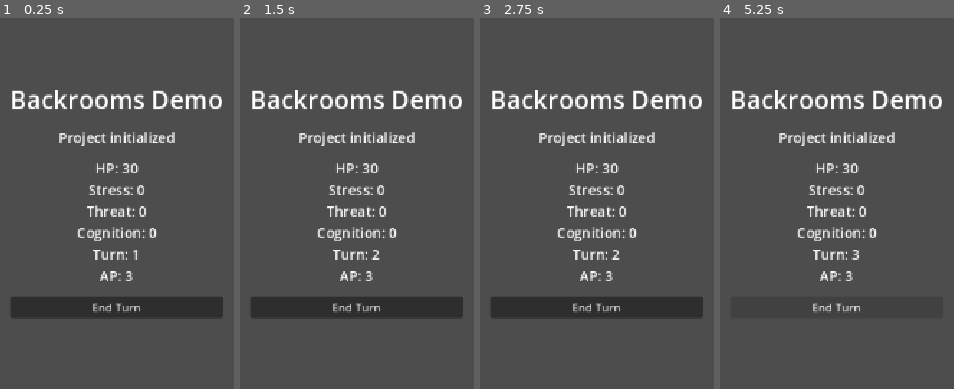
Above: before the commit, frames 1-4 (left to right).
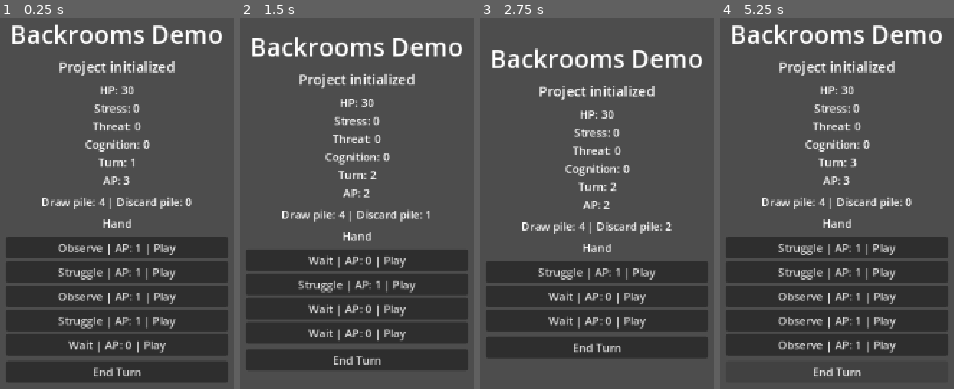
Above: after the commit, the same moments.

Repository: ytmTragodie/Backrooms
Game: Godot game, scene res://scenes/main/Main.tscn
Same seed, same stepped clock (60 frames per second), same inputs: the game is played once before the commit and once after it.
Inputs (mouse positions are in pixels of both pictures, inside the frame that each line leads up to):
- Up to frame 1 (0.25 s): no input
- Up to frame 2 (1.5 s): click "End Turn" at 0.5 s; click (357, 248) at 1.25 s, where only the run after the commit has a clickable "Observe | AP: 1 | Play"
- Up to frame 3 (2.75 s): click (597, 259) at 2 s, where only the run after the commit has a clickable "Wait | AP: 0 | Play"
- Up to frame 4 (5.25 s): click (837, 270) at 2.75 s, where only the run after the commit has a clickable "Struggle | AP: 1 | Play"; click (837, 285) at 3.5 s, where only the run after the commit has a clickable "Wait | AP: 0 | Play"; click (837, 296) at 4.25 s, where only the run after the commit has a clickable "Wait | AP: 0 | Play"; click "End Turn" at 5 s

The runs differ from the first frame. In frame 1, 37% of the frame differs, in the area x 2-98%, y 1-99%; in frame 2, 30%; in frame 3, 27%; in frame 4, 32%.

Commit message:
feat:p2 add basic card deck flow

Diff:
--- /dev/null
+++ b/data/cards/card_observe.tres
@@ -0,0 +1,9 @@
+[gd_resource type="Resource" script_class="CardData" load_steps=2 format=3]
+
+[ext_resource type="Script" path="res://scripts/cards/card_data.gd" id="1_card"]
+
+[resource]
+script = ExtResource("1_card")
+id = &"card_observe"
+display_name = "Observe"
+ap_cost = 1
--- /dev/null
+++ b/data/cards/card_struggle.tres
@@ -0,0 +1,10 @@
+[gd_resource type="Resource" script_class="CardData" load_steps=2 format=3]
+
+[ext_resource type="Script" path="res://scripts/cards/card_data.gd" id="1_card"]
+
+[resource]
+script = ExtResource("1_card")
+id = &"card_struggle"
+display_name = "Struggle"
+ap_cost = 1
+placeholder_damage = 2
--- /dev/null
+++ b/data/cards/card_wait.tres
@@ -0,0 +1,9 @@
+[gd_resource type="Resource" script_class="CardData" load_steps=2 format=3]
+
+[ext_resource type="Script" path="res://scripts/cards/card_data.gd" id="1_card"]
+
+[resource]
+script = ExtResource("1_card")
+id = &"card_wait"
+display_name = "Wait"
+ap_cost = 0
--- /dev/null
+++ b/data/cards/starter_deck.tres
@@ -0,0 +1,11 @@
+[gd_resource type="Resource" script_class="DeckData" load_steps=6 format=3]
+
+[ext_resource type="Script" path="res://scripts/cards/deck_data.gd" id="1_deck"]
+[ext_resource type="Script" path="res://scripts/cards/card_data.gd" id="2_card"]
+[ext_resource type="Resource" path="res://data/cards/card_observe.tres" id="3_observe"]
+[ext_resource type="Resource" path="res://data/cards/card_wait.tres" id="4_wait"]
+[ext_resource type="Resource" path="res://data/cards/card_struggle.tres" id="5_struggle"]
+
+[resource]
+script = ExtResource("1_deck")
+cards = Array[ExtResource("2_card")]([ExtResource("3_observe"), ExtResource("5_struggle"), ExtResource("3_observe"), ExtResource("5_struggle"), ExtResource("4_wait"), ExtResource("3_observe"), ExtResource("4_wait"), ExtResource("5_struggle"), ExtResource("4_wait")])
--- a/scenes/main/Main.tscn
+++ b/scenes/main/Main.tscn
@@ -25,7 +25,7 @@
 
 [node name="Messages" type="VBoxContainer" parent="CenterContainer"]
 layout_mode = 2
-theme_override_constants/separation = 16
+theme_override_constants/separation = 8
 
 [node name="Title" type="Label" parent="CenterContainer/Messages"]
 layout_mode = 2
@@ -42,8 +42,23 @@
 [node name="RunStats" type="Label" parent="CenterContainer/Messages"]
 unique_name_in_owner = true
 layout_mode = 2
-theme_override_font_sizes/font_size = 20
+theme_override_font_sizes/font_size = 16
 horizontal_alignment = 1
+
+[node name="PileCounts" type="Label" parent="CenterContainer/Messages"]
+unique_name_in_owner = true
+layout_mode = 2
+horizontal_alignment = 1
+
+[node name="HandHeading" type="Label" parent="CenterContainer/Messages"]
+layout_mode = 2
+text = "Hand"
+horizontal_alignment = 1
+
+[node name="Hand" type="VBoxContainer" parent="CenterContainer/Messages"]
+unique_name_in_owner = true
+custom_minimum_size = Vector2(320, 0)
+layout_mode = 2
 
 [node name="EndTurn" type="Button" parent="CenterContainer/Messages"]
 unique_name_in_owner = true
--- /dev/null
+++ b/scripts/cards/card_data.gd
@@ -0,0 +1,8 @@
+class_name CardData
+extends Resource
+
+@export var id: StringName
+@export var display_name: String
+@export_range(0, 3, 1, "or_greater") var ap_cost: int = 0
+# Phase 2 reports this value only; effects and targets belong to later phases.
+@export var placeholder_damage: int = 0
--- /dev/null
+++ b/scripts/cards/card_instance.gd
@@ -0,0 +1,8 @@
+class_name CardInstance
+extends RefCounted
+
+var definition: CardData
+
+
+func _init(card_definition: CardData) -> void:
+	definition = card_definition
--- /dev/null
+++ b/scripts/cards/card_system.gd
@@ -0,0 +1,78 @@
+class_name CardSystem
+extends RefCounted
+
+const HAND_TARGET: int = 5
+
+var _run_state: RunState
+var _deck: DeckState
+
+
+func _init(state: RunState, definitions: Array[CardData]) -> void:
+	_run_state = state
+	_deck = state.deck_state
+	assert(_deck.get_card_count() == 0, "Initialize a deck only once per run")
+	for definition: CardData in definitions:
+		assert(definition != null, "Deck contains a missing card definition")
+		assert(not definition.id.is_empty(), "Card definition needs a stable ID")
+		assert(definition.ap_cost >= 0, "Card AP cost cannot be negative")
+		assert(definition.placeholder_damage >= 0, "Placeholder damage cannot be negative")
+		_deck.draw_pile.append(CardInstance.new(definition))
+
+
+func draw_to_hand_size(target_size: int = HAND_TARGET) -> void:
+	while _deck.hand.size() < target_size:
+		if _deck.draw_pile.is_empty() and not _reshuffle_discard():
+			break
+		var card: CardInstance = _deck.draw_pile.pop_front()
+		_deck.hand.append(card)
+		if OS.is_debug_build():
+			print("[CARD] draw %s" % card.definition.id)
+
+
+func play_card(card: CardInstance) -> bool:
+	if card == null or not _deck.hand.has(card):
+		if OS.is_debug_build():
+			print("[CARD] reject reason=card_not_in_hand")
+		return false
+	var cost: int = card.definition.ap_cost
+	if cost < 0 or _run_state.ap < cost:
+		if OS.is_debug_build():
+			print("[CARD] reject %s reason=invalid_or_unaffordable_cost cost=%d ap=%d" % [card.definition.id, cost, _run_state.ap])
+		return false
+	# This temporary command boundary commits only after validation. AP stays in RunState.
+	var previous_ap: int = _run_state.ap
+	_run_state.ap -= cost
+	_discard_card(card)
+	if OS.is_debug_build():
+		print("[CARD] play %s cost=%d" % [card.definition.id, cost])
+		print("[AP] %d -> %d" % [previous_ap, _run_state.ap])
+		print("[CARD] result card=%s placeholder_damage=%d" % [card.definition.id, card.definition.placeholder_damage])
+	return true
+
+
+func discard_hand() -> void:
+	while not _deck.hand.is_empty():
+		_discard_card(_deck.hand[0])
+
+
+func _discard_card(card: CardInstance) -> void:
+	_deck.hand.erase(card)
+	_deck.discard_pile.append(card)
+	if OS.is_debug_build():
+		print("[CARD] discard %s" % card.definition.id)
+
+
+func _reshuffle_discard() -> bool:
+	if _deck.discard_pile.is_empty():
+		return false
+	if OS.is_debug_build():
+		print("[DECK] reshuffle discard_count=%d" % _deck.discard_pile.size())
+	_deck.draw_pile.append_array(_deck.discard_pile)
+	_deck.discard_pile.clear()
+	# Fisher-Yates uses the run RNG, never the global Array.shuffle() source.
+	for index: int in range(_deck.draw_pile.size() - 1, 0, -1):
+		var swap_index: int = _run_state.rng.randi_range(0, index)
+		var card: CardInstance = _deck.draw_pile[index]
+		_deck.draw_pile[index] = _deck.draw_pile[swap_index]
+		_deck.draw_pile[swap_index] = card
+	return true
--- /dev/null
+++ b/scripts/cards/deck_data.gd
@@ -0,0 +1,4 @@
+class_name DeckData
+extends Resource
+
+@export var cards: Array[CardData] = []
--- /dev/null
+++ b/scripts/cards/deck_state.gd
@@ -0,0 +1,10 @@
+class_name DeckState
+extends RefCounted
+
+var draw_pile: Array[CardInstance] = []
+var hand: Array[CardInstance] = []
+var discard_pile: Array[CardInstance] = []
+
+
+func get_card_count() -> int:
+	return draw_pile.size() + hand.size() + discard_pile.size()
--- a/scripts/run/run_state.gd
+++ b/scripts/run/run_state.gd
@@ -10,3 +10,11 @@
 var cognition: int = 0
 var turn_number: int = 1
 var ap: int = AP_PER_TURN
+var deck_state: DeckState = DeckState.new()
+var rng_seed: int = 1
+var rng: RandomNumberGenerator = RandomNumberGenerator.new()
+
+
+func _init(seed_value: int = 1) -> void:
+	rng_seed = seed_value
+	rng.seed = rng_seed
--- a/scripts/turns/turn_manager.gd
+++ b/scripts/turns/turn_manager.gd
@@ -2,24 +2,42 @@
 extends Node
 
 signal turn_started(turn_number: int)
+signal state_changed
+
+@export var starter_deck: DeckData = preload("res://data/cards/starter_deck.tres")
 
 var run_state: RunState = RunState.new()
+var card_system: CardSystem
 
 
 func _ready() -> void:
+	card_system = CardSystem.new(run_state, starter_deck.cards)
+	card_system.draw_to_hand_size()
+	if OS.is_debug_build():
+		print("[RUN] seed=%d" % run_state.rng_seed)
 	_announce_turn_start()
 
 
 func end_turn() -> void:
 	var ended_turn: int = run_state.turn_number
+	if OS.is_debug_build():
+		print("[TURN] end turn=%d" % ended_turn)
+	card_system.discard_hand()
 	run_state.turn_number += 1
 	run_state.ap = RunState.AP_PER_TURN
-	if OS.is_debug_build():
-		print("[TURN] end turn=%d" % ended_turn)
+	card_system.draw_to_hand_size()
 	_announce_turn_start()
+
+
+func play_card(card: CardInstance) -> bool:
+	if not card_system.play_card(card):
+		return false
+	state_changed.emit()
+	return true
 
 
 func _announce_turn_start() -> void:
 	if OS.is_debug_build():
 		print("[TURN] start turn=%d ap=%d" % [run_state.turn_number, run_state.ap])
 	turn_started.emit(run_state.turn_number)
+	state_changed.emit()
--- a/scripts/ui/main.gd
+++ b/scripts/ui/main.gd
@@ -3,17 +3,15 @@
 @onready var _turn_manager: TurnManager = $TurnManager
 @onready var _stats_label: Label = %RunStats
 @onready var _end_turn_button: Button = %EndTurn
+@onready var _pile_counts: Label = %PileCounts
+@onready var _hand: VBoxContainer = %Hand
 
 
 func _ready() -> void:
-	_turn_manager.turn_started.connect(_on_turn_started)
+	_turn_manager.state_changed.connect(_refresh_state)
 	_end_turn_button.pressed.connect(_turn_manager.end_turn)
 	_refresh_state()
 	print("[APP] Project initialized")
-
-
-func _on_turn_started(_turn_number: int) -> void:
-	_refresh_state()
 
 
 func _refresh_state() -> void:
@@ -26,3 +24,13 @@
 		state.turn_number,
 		state.ap,
 	]
+	var deck: DeckState = state.deck_state
+	_pile_counts.text = "Draw pile: %d | Discard pile: %d" % [deck.draw_pile.size(), deck.discard_pile.size()]
+	for child: Node in _hand.get_children():
+		_hand.remove_child(child)
+		child.queue_free()
+	for card: CardInstance in deck.hand:
+		var play_button: Button = Button.new()
+		play_button.text = "%s | AP: %d | Play" % [card.definition.display_name, card.definition.ap_cost]
+		play_button.pressed.connect(_turn_manager.play_card.bind(card))
+		_hand.add_child(play_button)
--- /dev/null
+++ b/tests/phase_2_validation.gd
@@ -0,0 +1,200 @@
+extends SceneTree
+
+const STARTER_DECK: DeckData = preload("res://data/cards/starter_deck.tres")
+const OBSERVE: CardData = preload("res://data/cards/card_observe.tres")
+const WAIT: CardData = preload("res://data/cards/card_wait.tres")
+const STRUGGLE: CardData = preload("res://data/cards/card_struggle.tres")
+const MAIN_SCENE: PackedScene = preload("res://scenes/main/Main.tscn")
+
+var _failures: int = 0
+var _checks: int = 0
+
+
+func _initialize() -> void:
+	call_deferred("_run_validation")
+
+
+func _run_validation() -> void:
+	_test_draw_play_and_rejection()
+	_test_discard_and_short_decks()
+	_test_seeded_shuffle()
+	_test_turn_integration()
+	_test_debug_ui()
+	# Flush buttons queued for deletion when the debug hand was rebuilt.
+	await process_frame
+	if _failures == 0:
+		print("[TEST] PASS Phase 2: %d checks (draw/play/discard/reshuffle, AP, conservation, RNG, UI)" % _checks)
+	else:
+		push_error("[TEST] FAIL Phase 2: %d of %d checks failed" % [_failures, _checks])
+	quit(0 if _failures == 0 else 1)
+
+
+func _test_draw_play_and_rejection() -> void:
+	var state: RunState = RunState.new(101)
+	var system: CardSystem = CardSystem.new(state, STARTER_DECK.cards)
+	var deck: DeckState = state.deck_state
+	var inventory: Array[CardInstance] = deck.draw_pile.duplicate()
+	system.draw_to_hand_size()
+	_check(deck.hand.size() == 5 and deck.draw_pile.size() == 4, "Initial draw fills the hand to 5")
+	_check(deck.hand[0] != deck.hand[2], "Copies have distinct runtime identities")
+	_check(deck.hand[0].definition == deck.hand[2].definition, "Copies share only static definition data")
+	var observe: CardInstance = deck.hand[0]
+	var struggle: CardInstance = deck.hand[1]
+	var second_observe: CardInstance = deck.hand[2]
+	var wait: CardInstance = deck.hand[4]
+	_check(system.play_card(observe), "Observe succeeds")
+	_check(state.ap == 2, "One AP card deducts exactly 1 AP")
+	_check(not deck.hand.has(observe) and deck.discard_pile.has(observe), "Played card moves from hand to discard")
+	_check_inventory(deck, inventory)
+	_check(system.play_card(struggle), "Struggle succeeds")
+	_check(struggle.definition.placeholder_damage == 2, "Struggle reports 2 placeholder damage")
+	_check(state.ap == 1, "Struggle costs 1 AP")
+	_check(system.play_card(second_observe) and state.ap == 0, "Final available AP can be spent")
+	_check(system.play_card(wait) and state.ap == 0, "Wait costs zero and can be played at zero AP")
+	_check(state.cognition == 0, "Observe never directly changes Cognition")
+	_check(state.player_hp == 30 and state.stress == 0 and state.threat == 0, "Prototype plays apply no future gameplay effects")
+	var remaining: CardInstance = deck.hand[0]
+	var hand_before: Array[CardInstance] = deck.hand.duplicate()
+	var draw_before: Array[CardInstance] = deck.draw_pile.duplicate()
+	var discard_before: Array[CardInstance] = deck.discard_pile.duplicate()
+	var rng_before: int = state.rng.state
+	_check(not system.play_card(remaining), "Insufficient AP rejects the play")
+	_check(not system.play_card(null), "Null command is rejected")
+	_check(not system.play_card(CardInstance.new(OBSERVE)), "An instance outside the hand is rejected")
+	_check(not system.play_card(wait), "A discarded card cannot be played again")
+	_check(state.ap == 0, "Rejected plays do not alter AP")
+	_check(deck.hand == hand_before, "Rejected plays preserve the entire hand and order")
+	_check(deck.draw_pile == draw_before and deck.discard_pile == discard_before, "Rejected plays preserve both piles")
+	_check(state.rng.state == rng_before, "Rejected plays do not consume RNG")
+	_check_inventory(deck, inventory)
+	_check(OBSERVE.id == &"card_observe" and OBSERVE.ap_cost == 1 and OBSERVE.placeholder_damage == 0, "Observe definition is unchanged")
+	_check(WAIT.id == &"card_wait" and WAIT.ap_cost == 0, "Wait definition is unchanged")
+	_check(STRUGGLE.id == &"card_struggle" and STRUGGLE.ap_cost == 1 and STRUGGLE.placeholder_damage == 2, "Struggle definition is unchanged")
+
+
+func _test_discard_and_short_decks() -> void:
+	var state: RunState = RunState.new(202)
+	var definitions: Array[CardData] = [OBSERVE, WAIT, STRUGGLE]
+	var system: CardSystem = CardSystem.new(state, definitions)
+	var deck: DeckState = state.deck_state
+	var inventory: Array[CardInstance] = deck.draw_pile.duplicate()
+	system.draw_to_hand_size()
+	_check(deck.hand.size() == 3 and deck.draw_pile.is_empty(), "A short deck stops when no cards remain to draw")
+	system.discard_hand()
+	_check(deck.hand.is_empty() and deck.discard_pile.size() == 3, "End-of-turn discard moves every remaining hand card")
+	_check_inventory(deck, inventory)
+	system.draw_to_hand_size(2)
+	_check(deck.hand.size() == 2 and deck.draw_pile.size() == 1 and deck.discard_pile.is_empty(), "Empty draw pile reshuffles discard before drawing")
+	var rng_before: int = state.rng.state
+	system.draw_to_hand_size(2)
+	_check(deck.hand.size() == 2 and state.rng.state == rng_before, "Drawing to an already full hand is a no-op")
+	system.draw_to_hand_size()
+	_check(deck.hand.size() == 3, "Drawing cannot duplicate cards when both piles run out")
+	_check_inventory(deck, inventory)
+	var empty_state: RunState = RunState.new()
+	var empty_definitions: Array[CardData] = []
+	var empty_system: CardSystem = CardSystem.new(empty_state, empty_definitions)
+	empty_system.draw_to_hand_size()
+	empty_system.discard_hand()
+	_check(empty_state.deck_state.get_card_count() == 0, "Empty deck draw/discard terminates without creating cards")
+
+
+func _shuffle_order(seed_value: int) -> Array[int]:
+	var state: RunState = RunState.new(seed_value)
+	var system: CardSystem = CardSystem.new(state, STARTER_DECK.cards)
+	var deck: DeckState = state.deck_state
+	var inventory: Array[CardInstance] = deck.draw_pile.duplicate()
+	system.draw_to_hand_size(inventory.size())
+	system.discard_hand()
+	system.draw_to_hand_size(inventory.size())
+	_check_inventory(deck, inventory)
+	var order: Array[int] = []
+	for card: CardInstance in deck.hand:
+		order.append(inventory.find(card))
+	return order
+
+
+func _test_seeded_shuffle() -> void:
+	var first_order: Array[int] = _shuffle_order(8675309)
+	var second_order: Array[int] = _shuffle_order(8675309)
+	var different_order: Array[int] = _shuffle_order(8675310)
+	_check(first_order == second_order, "A fixed seed reproduces the same shuffle of runtime instances")
+	_check(first_order != different_order, "The deck uses the supplied run seed")
+	var state: RunState = RunState.new()
+	var other_state: RunState = RunState.new()
+	_check(state.deck_state != other_state.deck_state and state.rng != other_state.rng, "Deck and RNG are isolated between runs")
+
+
+func _test_turn_integration() -> void:
+	var manager: TurnManager = TurnManager.new()
+	root.add_child(manager)
+	var state: RunState = manager.run_state
+	var deck: DeckState = state.deck_state
+	var inventory: Array[CardInstance] = []
+	inventory.append_array(deck.hand)
+	inventory.append_array(deck.draw_pile)
+	_check(state.turn_number == 1 and state.ap == 3 and deck.hand.size() == 5, "Turn 1 starts with 3 AP and a hand of 5")
+	var draw_before: Array[CardInstance] = deck.draw_pile.duplicate()
+	_check(manager.play_card(deck.hand[0]), "TurnManager forwards validated play commands")
+	manager.end_turn()
+	_check(state.turn_number == 2 and state.ap == 3, "Next turn advances once and restores 3 AP")
+	_check(deck.hand.size() == 5, "Next turn draws back to 5")
+	for index: int in range(draw_before.size()):
+		_check(deck.hand[index] == draw_before[index], "Partial draw consumes existing pile before reshuffling discard")
+	_check(deck.draw_pile.size() == 4 and deck.discard_pile.is_empty(), "Partial draw continues through a reshuffle")
+	_check_inventory(deck, inventory)
+	for expected_turn: int in range(3, 7):
+		var current_hand: Array[CardInstance] = deck.hand.duplicate()
+		for card: CardInstance in current_hand:
+			manager.play_card(card)
+			_check_inventory(deck, inventory)
+		manager.end_turn()
+		_check(state.turn_number == expected_turn and state.ap == 3 and deck.hand.size() == 5, "Repeated turns restore AP and refill the hand")
+		_check_inventory(deck, inventory)
+	_check(state.cognition == 0 and state.threat == 0, "Turn/card integration adds no floor or insight rules")
+	manager.free()
+
+
+func _test_debug_ui() -> void:
+	var main: Control = MAIN_SCENE.instantiate() as Control
+	root.add_child(main)
+	var manager: TurnManager = main.get_node("TurnManager") as TurnManager
+	var hand: VBoxContainer = main.get_node("CenterContainer/Messages/Hand") as VBoxContainer
+	var counts: Label = main.get_node("CenterContainer/Messages/PileCounts") as Label
+	var stats: Label = main.get_node("CenterContainer/Messages/RunStats") as Label
+	var end_turn: Button = main.get_node("CenterContainer/Messages/EndTurn") as Button
+	_check(hand.get_child_count() == 5 and counts.text == "Draw pile: 4 | Discard pile: 0", "Debug UI displays the hand and pile counts")
+	var first_button: Button = hand.get_child(0) as Button
+	_check(first_button.text == "Observe | AP: 1 | Play", "Each card button presents its name, AP cost and Play command")
+	for expected_ap: int in [2, 1, 0]:
+		var button: Button = hand.get_child(0) as Button
+		button.pressed.emit()
+		_check(manager.run_state.ap == expected_ap and stats.text.contains("AP: %d" % expected_ap), "Play button refreshes AP from domain state")
+	_check(hand.get_child_count() == 2 and counts.text == "Draw pile: 4 | Discard pile: 3", "Successful commands refresh the hand and discard count")
+	var rejected_button: Button = hand.get_child(0) as Button
+	rejected_button.pressed.emit()
+	_check(hand.get_child_count() == 2 and manager.run_state.ap == 0, "Unaffordable button command preserves hand and AP")
+	var wait_button: Button = hand.get_child(1) as Button
+	wait_button.pressed.emit()
+	_check(hand.get_child_count() == 1 and manager.run_state.ap == 0, "Wait button succeeds at zero AP")
+	end_turn.pressed.emit()
+	_check(manager.run_state.turn_number == 2 and manager.run_state.ap == 3, "UI End Turn preserves Phase 1 behavior")
+	_check(hand.get_child_count() == 5 and stats.text.contains("Turn: 2"), "UI displays the newly drawn hand and turn")
+	main.free()
+
+
+func _check_inventory(deck: DeckState, inventory: Array[CardInstance]) -> void:
+	var all_cards: Array[CardInstance] = []
+	all_cards.append_array(deck.draw_pile)
+	all_cards.append_array(deck.hand)
+	all_cards.append_array(deck.discard_pile)
+	_check(deck.get_card_count() == inventory.size(), "Total card count is conserved")
+	for card: CardInstance in inventory:
+		_check(all_cards.count(card) == 1, "Every runtime card exists in exactly one pile or hand")
+
+
+func _check(condition: bool, message: String) -> void:
+	_checks += 1
+	if not condition:
+		_failures += 1
+		push_error("[TEST] %s" % message)
Not shown, added: scripts/cards/card_data.gd.uid
Not shown, added: scripts/cards/card_instance.gd.uid
Not shown, added: scripts/cards/card_system.gd.uid
Not shown, added: scripts/cards/deck_data.gd.uid
Not shown, added: scripts/cards/deck_state.gd.uid
Not shown, added: tests/phase_2_validation.gd.uid
